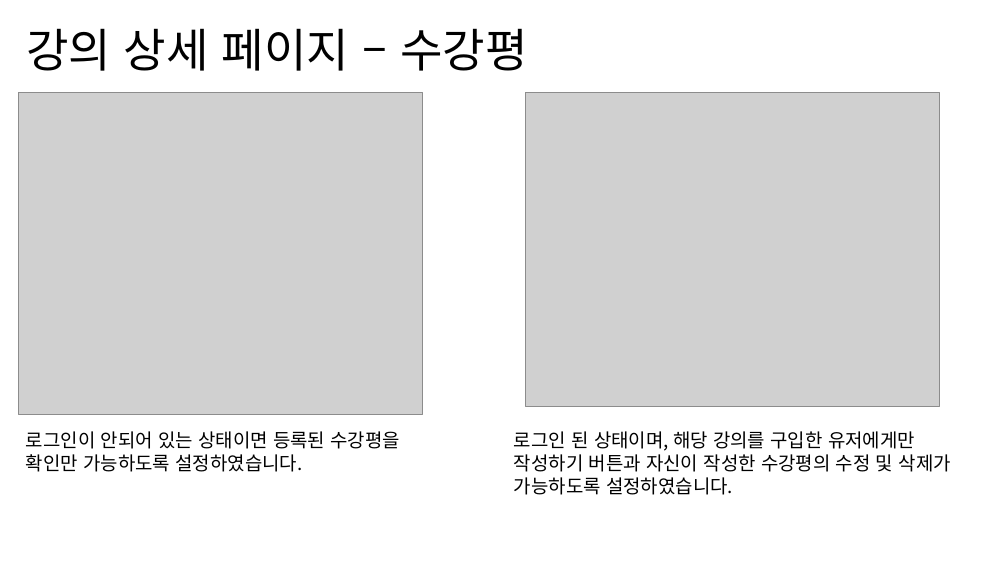
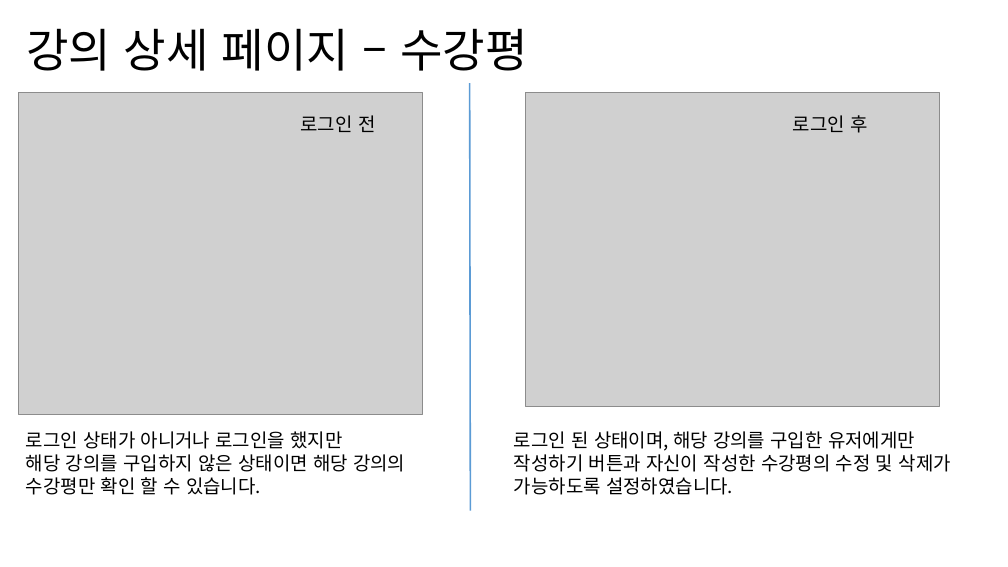
Before and after one commit to NALASAI/SelfIntroduction, a slide deck: slide 20 of 1조 project 포트폴리오(이력서용).pptx (slide 17 before the commit). Drawn at 1008x567 pixels with LibreOffice and Linux fonts; fonts in the diff are those of the drawing; grey boxes stand for pictures. Boxes give left, top, right and bottom in pixels: in the first picture for what was removed or moved away, otherwise in the second. Text is boxed around its words. In the diff, an @@ line names an element or a change of style, - is before the commit and + after.

```diff
--- a/1조 project 포트폴리오(이력서용).pptx
+++ b/1조 project 포트폴리오(이력서용).pptx
@@ line added from (470, 83) to (470, 510), #5B9BD5 1.5 pt @@
@@ text added at (301,115,375,132), 18 pt, text #000000 @@
+로그인 전
@@ text added at (793,115,867,133), 18 pt, text #000000 @@
+로그인 후
@@ text at (26,431,405,495): text changed @@
-로그인이 안되어 있는 상태이면 등록된 수강평을
-확인만 가능하도록 설정하였습니다.
+로그인 상태가 아니거나 로그인을 했지만
+해당 강의를 구입하지 않은 상태이면 해당 강의의
+수강평만 확인 할 수 있습니다.
```
Also in this commit, not shown: 8 other slides changed, 4 slides added, 1 slide removed, 20 other files.
